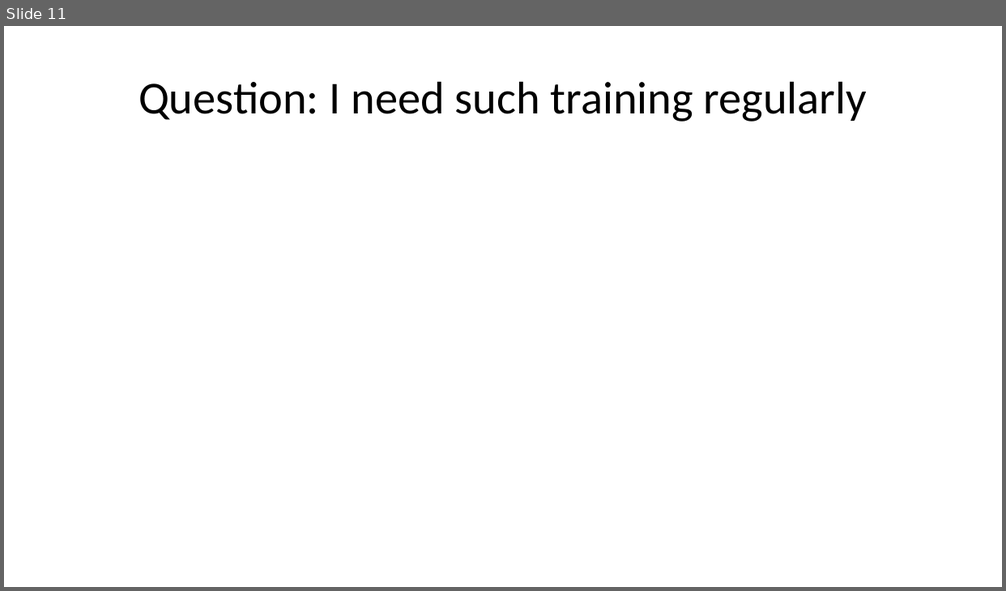
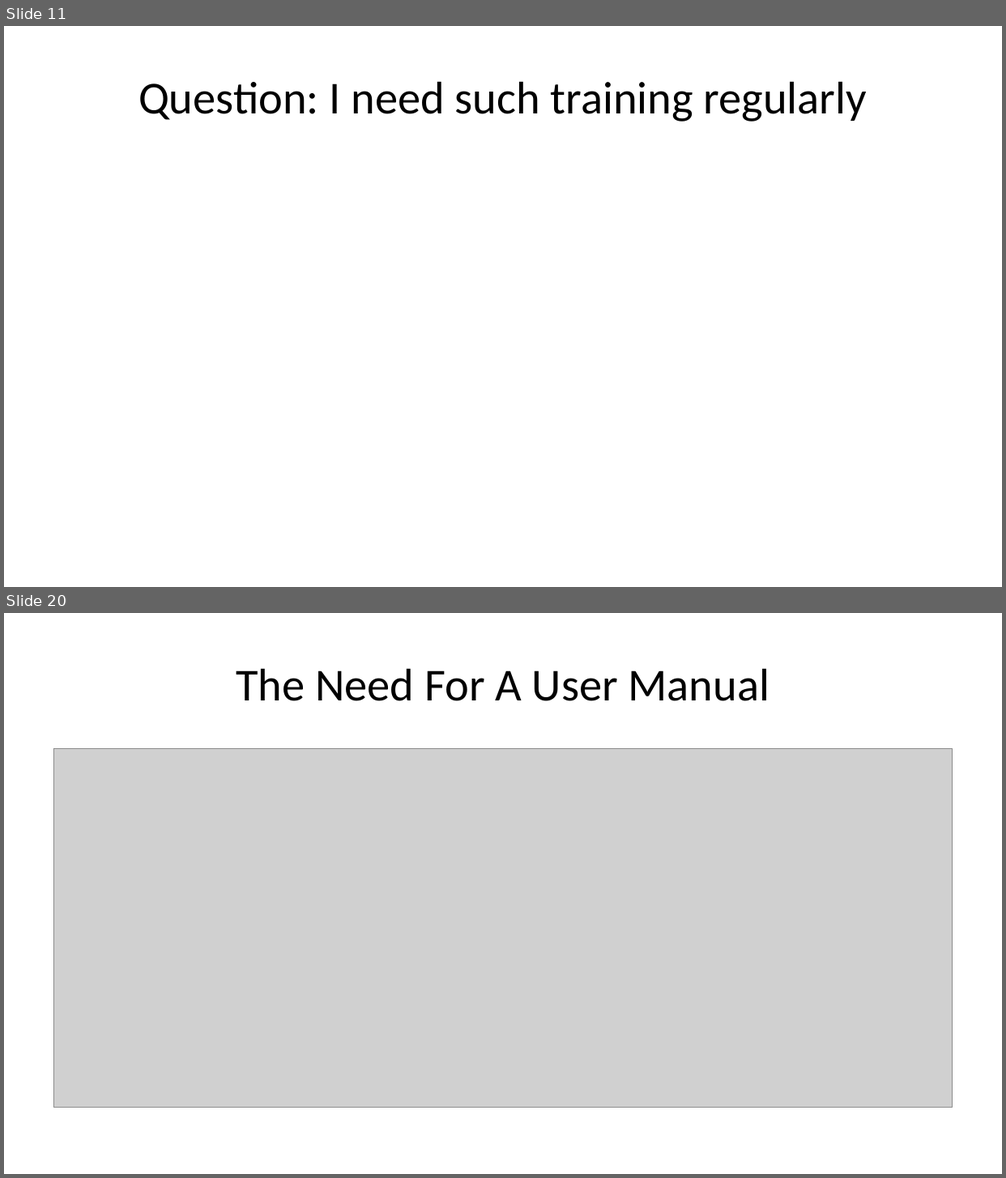
Before and after one commit to Harry6234/Data-Analyis-on-Refresher-Training, a slide deck: data_report.pptx. Shown one above the other, each under a label of ours: slide 11 before the commit, slides 11 and 20 after it; the slides between them are not shown. The pictures are 1006x591 and 1006x1178 pixels, drawn with LibreOffice and Linux fonts; fonts in the diff are those of the drawing; grey boxes stand for pictures. Boxes give left, top, right and bottom in pixels: in the first picture for what was removed or moved away, otherwise in the second. Text is boxed around its words. In the diff, an @@ line names an element or a change of style, - is before the commit and + after.

```diff
--- a/data_report.pptx
+++ b/data_report.pptx
@@ slide 20 added at [4,613,1002,1174], background #FFFFFF @@
@@ title added at [236,668,770,701], 33 pt, text #000000 @@
+The Need For A User Manual
@@ picture added at [54,749,952,1108] @@
```
Also in this commit, not shown: 5 slides changed, 18 other slides added, 4 slides removed, 2 other files.
